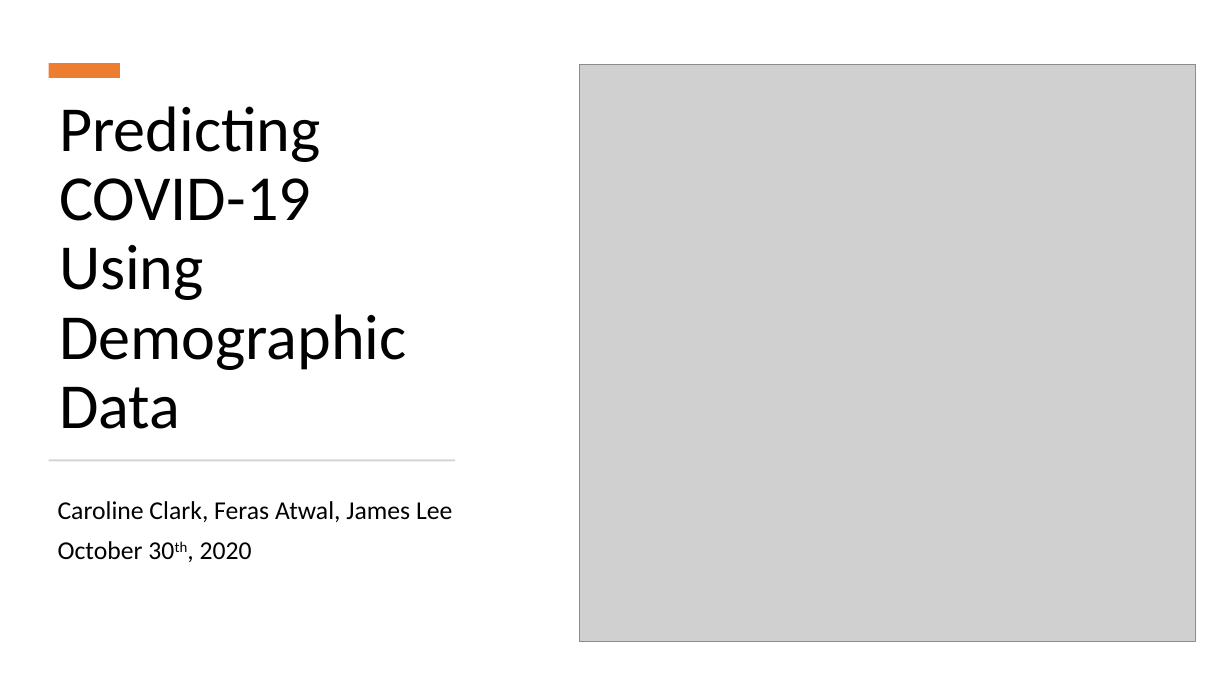
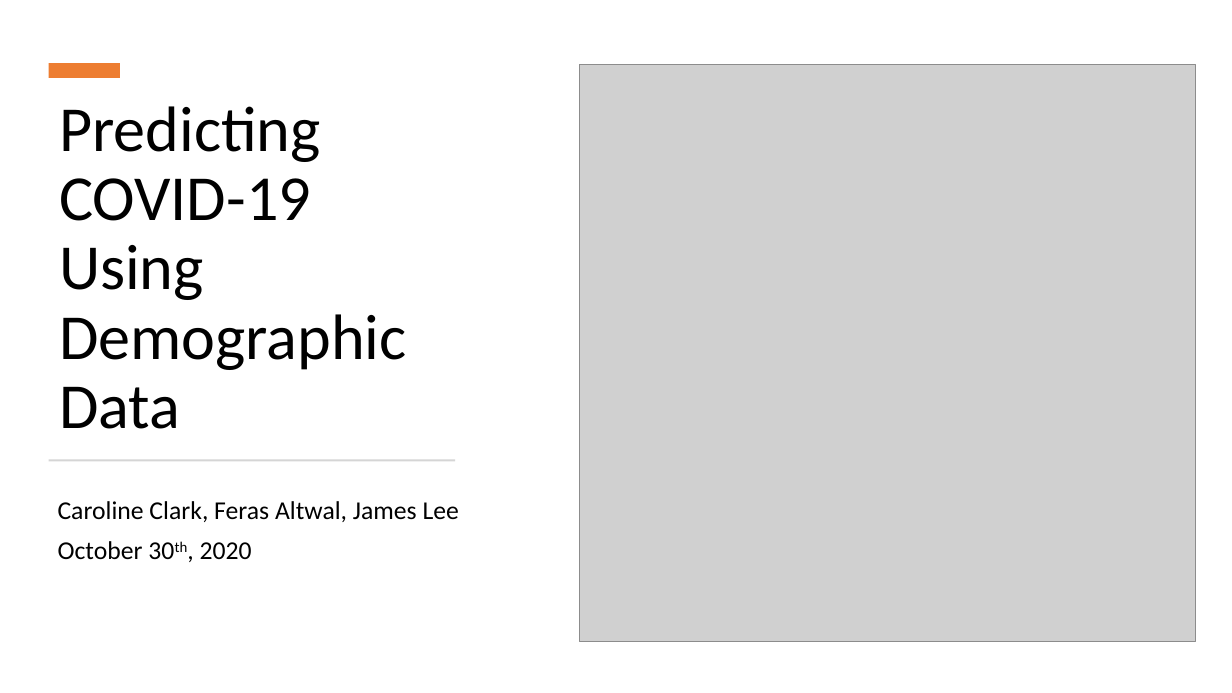
Before and after one commit to cxclark/covid19-analysis, a slide deck: slide 1 of 2020_10_30_covid_usa_analysis.pptx. Drawn at 1232x693 pixels with LibreOffice and Linux fonts; fonts in the diff are those of the drawing; grey boxes stand for pictures. Boxes give left, top, right and bottom in pixels: in the first picture for what was removed or moved away, otherwise in the second. Text is boxed around its words. In the diff, an @@ line names an element or a change of style, - is before the commit and + after.

Commit message:
updated slides

```diff
--- a/2020_10_30_covid_usa_analysis.pptx
+++ b/2020_10_30_covid_usa_analysis.pptx
@@ subtitle at [58,501,459,522]: text changed @@
-Caroline Clark, Feras Atwal, James Lee
+Caroline Clark, Feras Altwal, James Lee
```
Also in this commit, not shown: 1 other file.
